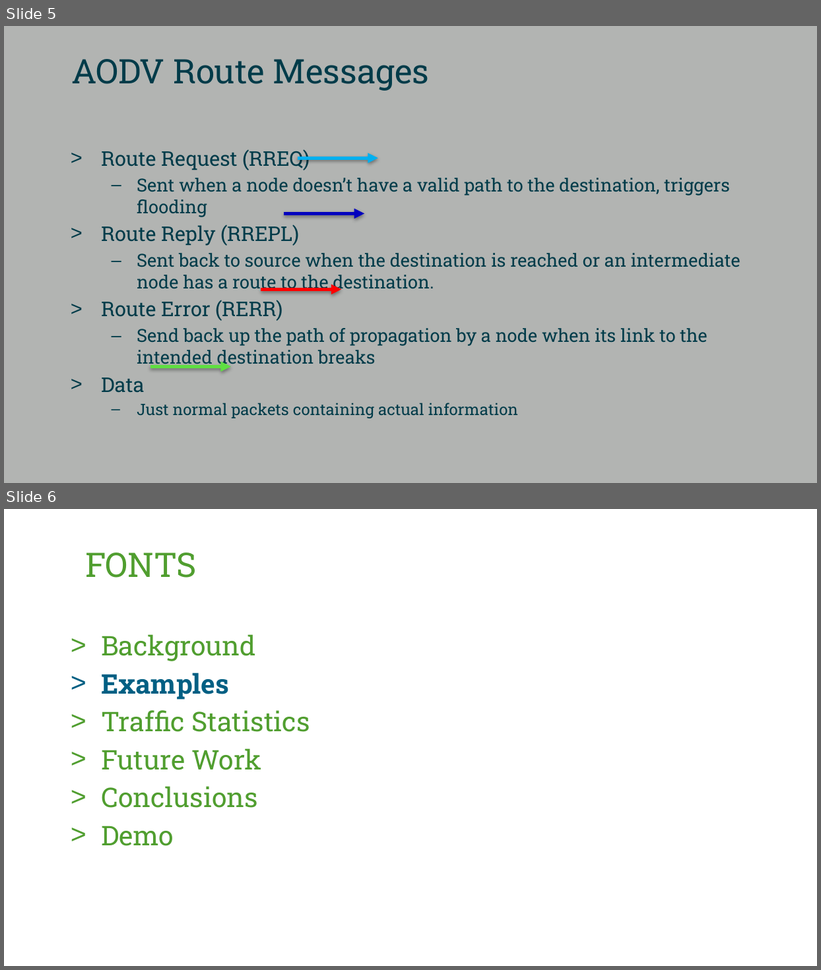
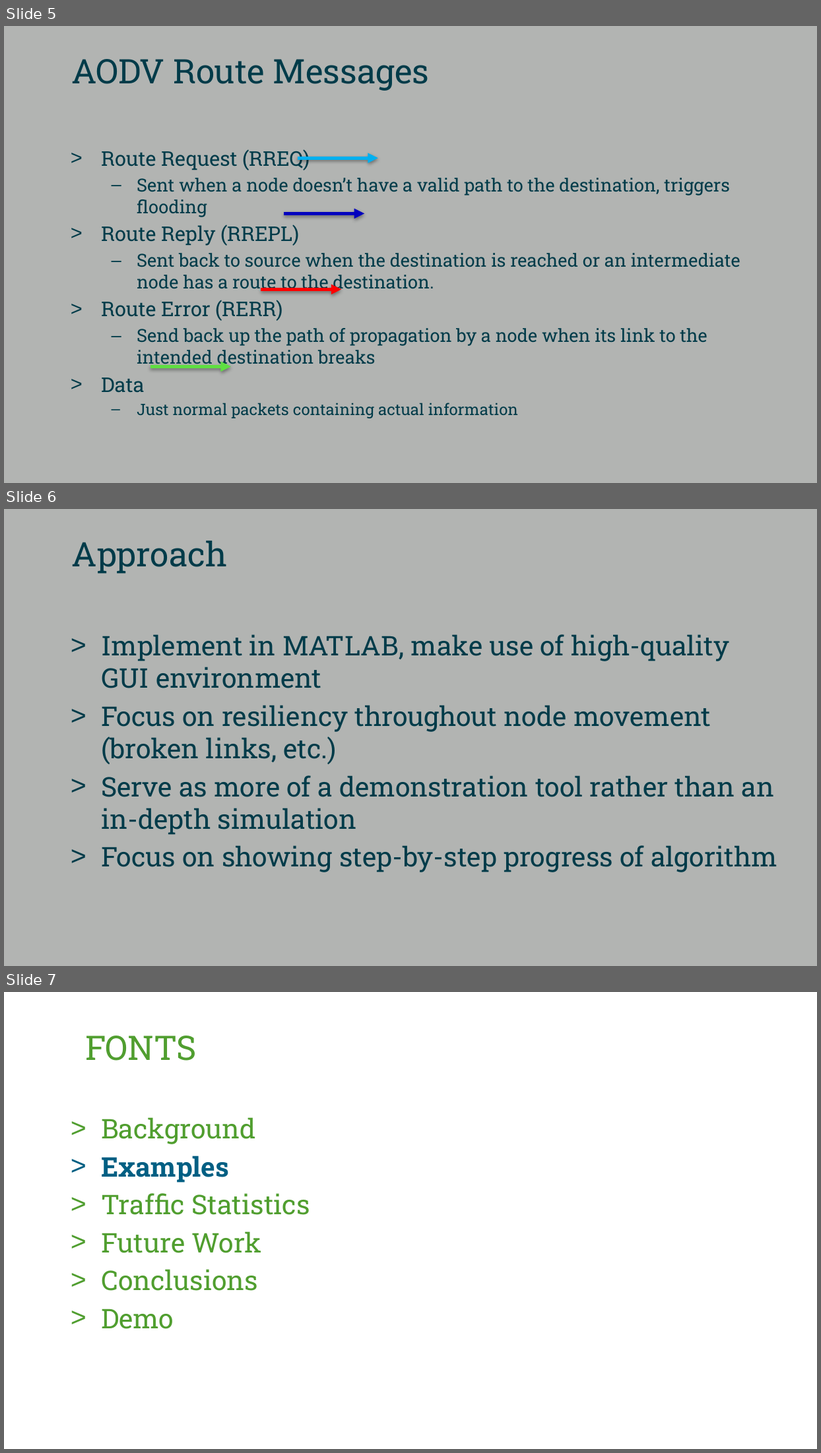
Before and after one commit to stewythe1st/AODV-Matlab, a slide deck: doc/presentation.pptx. Shown one above the other, each under a label of ours: slides 5 and 6 before the commit, slides 5, 6 and 7 after it. The pictures are 821x970 and 821x1453 pixels, drawn with LibreOffice and Linux fonts; fonts in the diff are those of the drawing; background and template pictures are left out. Boxes give left, top, right and bottom in pixels: in the first picture for what was removed or moved away, otherwise in the second. Text is boxed around its words. In the diff, an @@ line names an element or a change of style, - is before the commit and + after.

Commit message:
Added one additional slide to comply with rubric.

```diff
--- a/doc/presentation.pptx
+++ b/doc/presentation.pptx
@@ slide 6 added at [4,509,817,966], background #B2B4B2 @@
@@ text added at [72,541,227,574], 30 pt, text #003B49 @@
+Approach
@@ text added at [101,634,778,873], 24 pt, text #003B49 @@
+> Implement in MATLAB, make use of high-quality GUI environment
+> Focus on resiliency throughout node movement (broken links, etc.)
+> Serve as more of a demonstration tool rather than an in-depth simulation
+> Focus on showing step-by-step progress of algorithm
@@ what was slide 6 is now slide 7 @@
```
